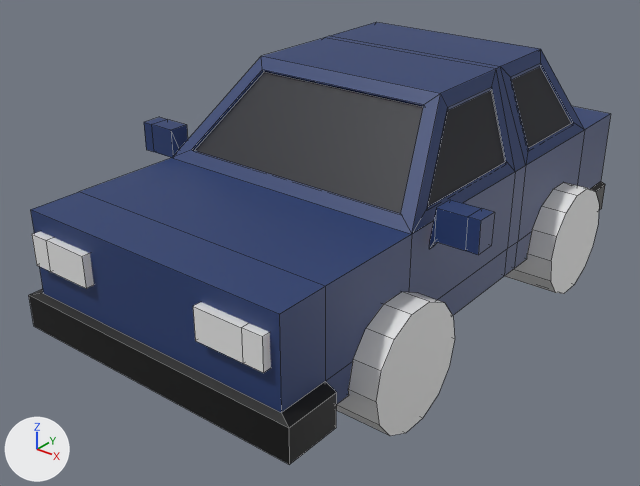
The FBX model DoorCrash/Assets/Art/car3.fbx: old version first, new version second.
Rendered twice from a 50 mm camera at (3.46, -4.53, 2.57) aimed at (-0.12, -0.05, -0.21). Arrows for +X, +Y and +Z are at lower left; the lights stay in place. Mesh edges are drawn as thin lines. Where no turn or scale is listed for an object, it has been applied to the vertices.

Names of what the first picture shows: 'Car', 'Headlight', 'Headlight.002', 'Wheelwell', 'Wheelwell.001'.
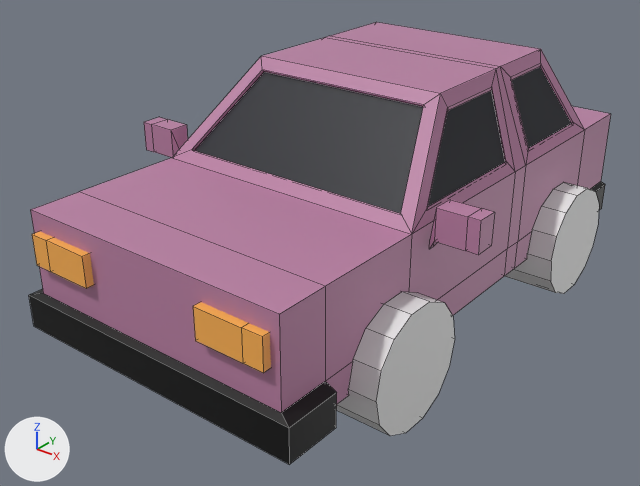
The change, as a list of edits to the scene's bpy script:
```text
Change mat_headlightmaterial:
    mat_headlightmaterial.base_color: (0.8, 0.8, 0.8) -> (1.0, 0.446, 0.0843)  # white #e7e7e7 -> orange #ffb252
Change mat_carbasematerial:
    mat_carbasematerial.base_color: (0.0196, 0.0453, 0.16) -> (0.492, 0.218, 0.372)  # dark blue #263c6f -> pink #ba81a4
```

Pixel boxes [x1, y1, x2, y2] of what changed, in the pictures (640 x 486 px):
'Car', recoloured (blue to pink)
    both: [31, 22, 611, 416]
'Headlight', recoloured (white to orange)
    both: [32, 231, 271, 373]
'Headlight.002', recoloured
    both: [144, 117, 494, 255]
